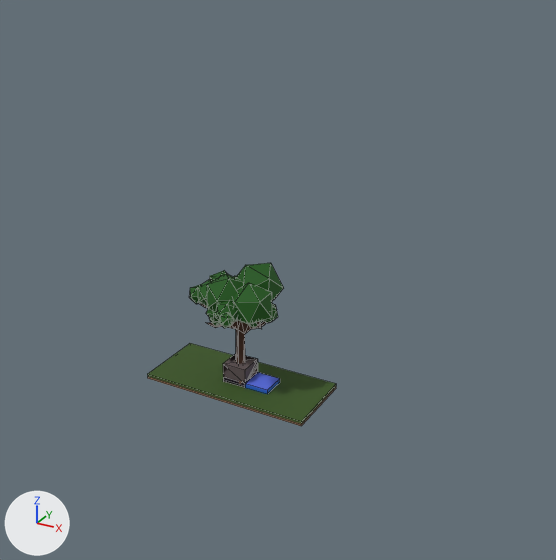
The FBX model Assets/Models/Environment/FOREST_TILES.fbx as it was, and as the next commit left it.
Rendered twice from a 50 mm camera at (70.8, -113.4, 80.1) aimed at (-1.0, 17.3, 14.7). Every picture has the same lights, and +X, +Y and +Z are marked at lower left. Mesh edges are drawn as thin lines on the coarser meshes. Where no turn or scale is listed for an object, it has been applied to the vertices.

The first picture shows 'tile_mountainbase_peak3', 'tile_tree'.
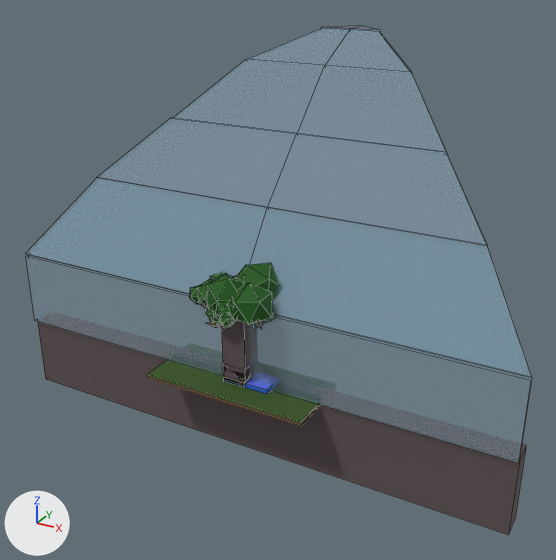
Pixel boxes (x1, y1, x2, y2) of what changed, in the pictures (556 x 560 px):
'great_dome_glass', added (blue)
    after: (26, 26, 532, 463)
'great_dome_base', added
    after: (38, 322, 526, 535)
'tile_border', added
    after: (222, 321, 249, 383)

Patch to the scene script:
```diff
--- a/Assets/Models/Environment/FOREST_TILES.fbx.py
+++ b/Assets/Models/Environment/FOREST_TILES.fbx.py
@@ mat_common_015 @@
+mat_common_015 = principled_material('Common.015')
+mat_common_015.texture = img_imphenziapalette01_png
+mat_common_015.roughness = 0.798
@@ mat_common_014 @@
+mat_common_014 = principled_material('Common.014')
+mat_common_014.texture = img_imphenziapalette01_png
+mat_common_014.roughness = 0.798
@@ mat_glass @@
+mat_glass = principled_material('glass')
+mat_glass.texture = img_imphenziapalette01_png
+mat_glass.roughness = 0.0
+mat_glass.alpha = 0.211
@@ me_cube_016 @@
+me_cube_016.from_pydata(...)  # a box spanning x -55.0..55.0, y 0.0..5.0, z 0.0..16.0
+me_cube_016.materials.append(mat_common_015)  # picture img_imphenziapalette01_png
@@ me_cube_014 @@
+me_cube_014.from_pydata(...)  # a box spanning x -2.5..2.5, y -2.5..2.5, z 0.0..16.0
+me_cube_014.materials.append(mat_common_014)  # picture img_imphenziapalette01_png
@@ me_plane_001 @@
+me_plane_001.from_pydata(...)  # 53 vertices, 58 faces; spans x -55.0..55.0, y -0.9..55.0, z 0.0..62.7
+me_plane_001.materials.append(mat_glass)  # picture img_imphenziapalette01_png
@@ ob_great_dome_base @@
+ob_great_dome_base = bpy.data.objects.new('great_dome_base', me_cube_016)
+ob_great_dome_base.location = (0.0, 0.0, -16.0)
@@ ob_tile_border @@
+ob_tile_border = bpy.data.objects.new('tile_border', me_cube_014)
+ob_tile_border.location = (0.0, 0.0, 0.0)
@@ ob_great_dome_glass @@
+ob_great_dome_glass = bpy.data.objects.new('great_dome_glass', me_plane_001)
+ob_great_dome_glass.location = (0.0, 0.0, 0.0)
```
